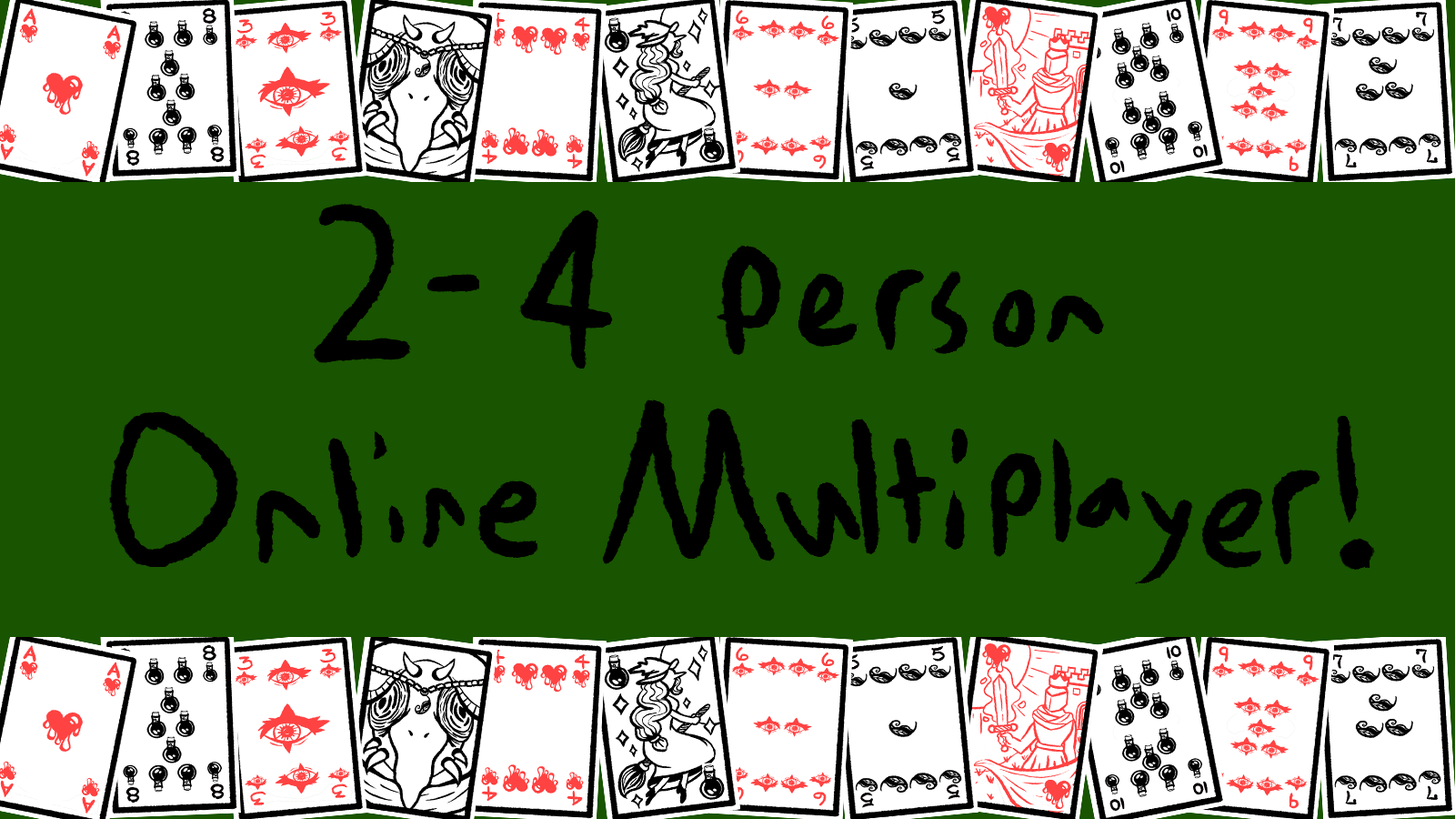
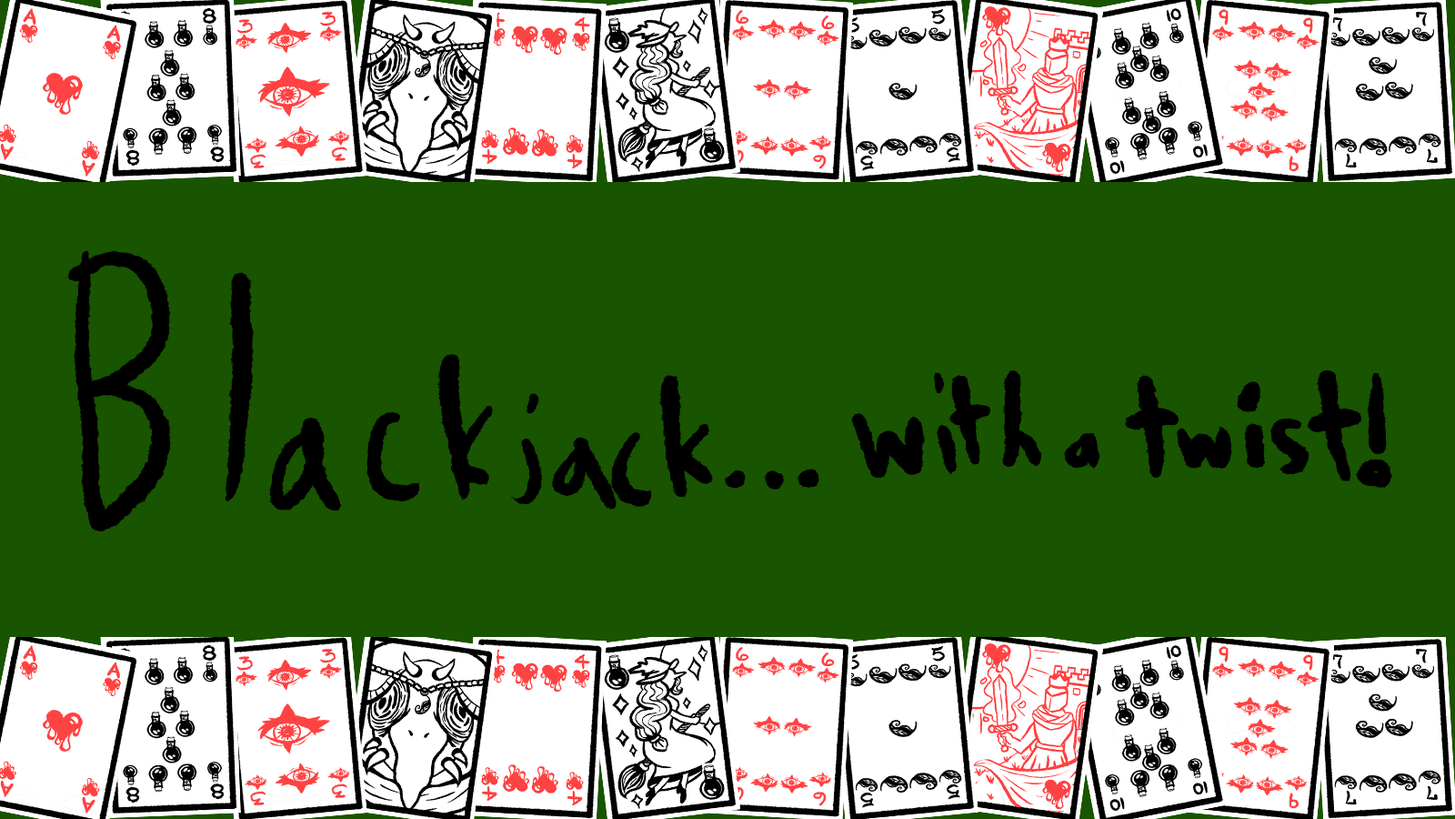
Comparing the layer stacks of the two 1455x819 images. Changes:
hid "Layer 6" over [109, 203, 1376, 584]
showed "Layer 4" over [68, 250, 1394, 532]
